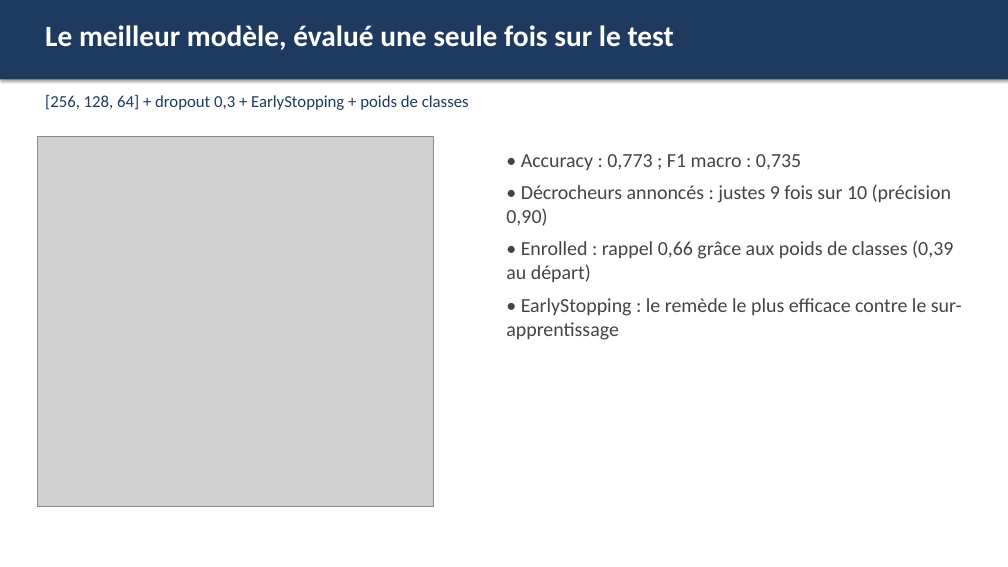
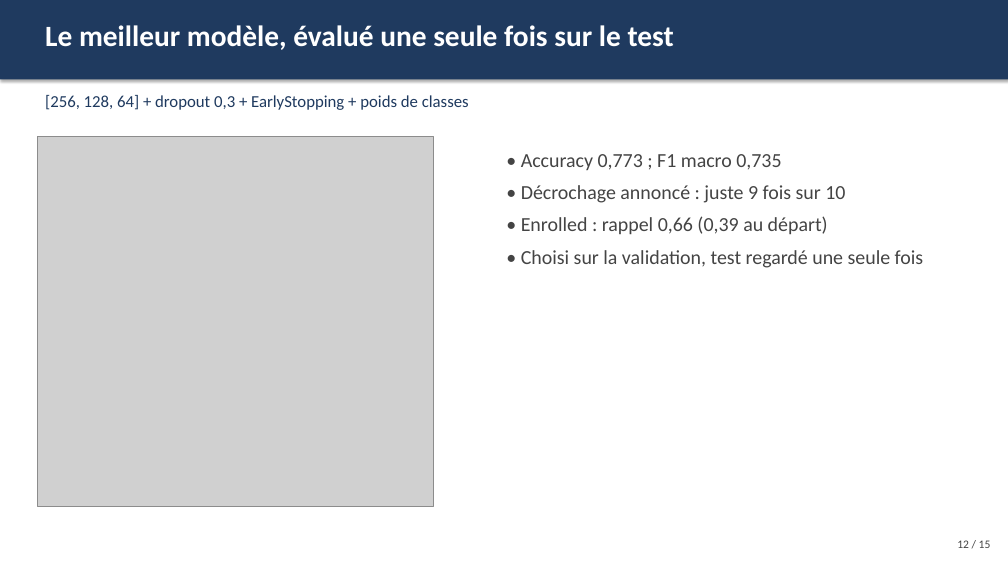
Before and after one commit to TheGoatLucien/ANN-playground, a slide deck: slide 12 of slides/ANN_playground_presentation.pptx (slide 13 before the commit). Drawn at 1008x567 pixels with LibreOffice and Linux fonts; fonts in the diff are those of the drawing; grey boxes stand for pictures. Boxes give left, top, right and bottom in pixels: in the first picture for what was removed or moved away, otherwise in the second. Text is boxed around its words. In the diff, an @@ line names an element or a change of style, - is before the commit and + after.

```diff
--- a/slides/ANN_playground_presentation.pptx
+++ b/slides/ANN_playground_presentation.pptx
@@ text at (521, 154, 923, 268): text changed @@
-• Accuracy : 0,773 ; F1 macro : 0,735
-• Décrocheurs annoncés : justes 9 fois sur 10 (précision 0,90)
-• Enrolled : rappel 0,66 grâce aux poids de classes (0,39 au départ)
-• EarlyStopping : le remède le plus efficace contre le sur-apprentissage
+• Accuracy 0,773 ; F1 macro 0,735
+• Décrochage annoncé : juste 9 fois sur 10
+• Enrolled : rappel 0,66 (0,39 au départ)
+• Choisi sur la validation, test regardé une seule fois
@@ text added at (957, 540, 991, 548), 11 pt, text #444444 @@
+12 / 15
```
Also in this commit, not shown: 10 other slides changed, 3 slides added, 4 slides removed.
